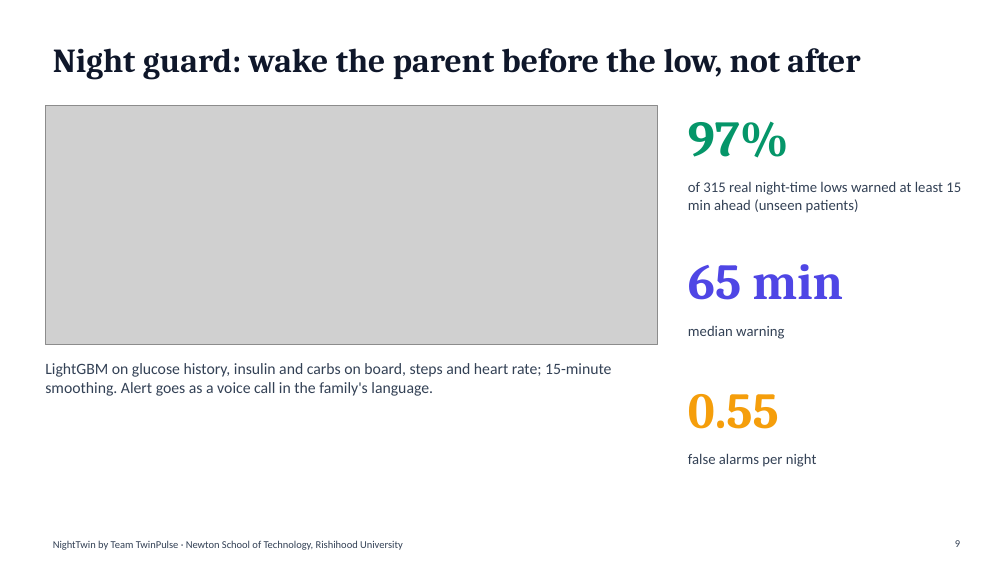
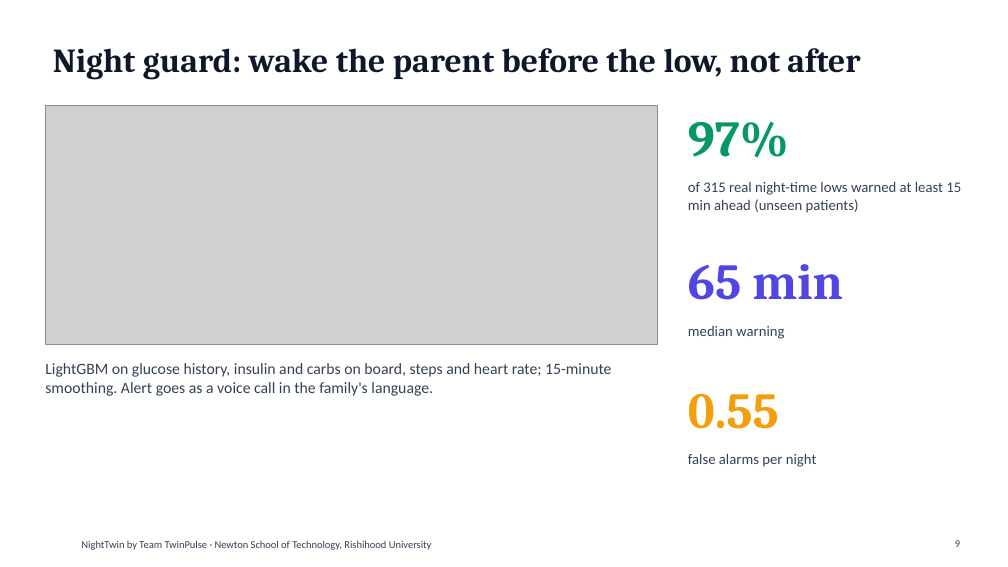
Before and after one commit to MananGilhotra/TwinPulse_NewtonSchoolOfTechnology_RishihoodUniversity, a slide deck: slide 9 of docs/TwinPulse_Presentation.pptx. Drawn at 1008x567 pixels with LibreOffice and Linux fonts; fonts in the diff are those of the drawing; grey boxes stand for pictures; background and template pictures are left out. Boxes give left, top, right and bottom in pixels: in the first picture for what was removed or moved away, otherwise in the second. Text is boxed around its words. In the diff, an @@ line names an element or a change of style, - is before the commit and + after.

Commit message:
NightTwin logo, redesigned navbar and UI polish; emotional jury script with screen cues
- Logo (crescent + pulse) in navbar, favicon, deck and README
- Navbar: wordmark left, pill navigation centre, status pills right; responsive
- v3 design layer: typography, cards, tables, buttons, focus states, icons, footer
- scripts/video_script.py: single source for docs/VIDEO_SCRIPT.md and the narrated video

```diff
--- a/docs/TwinPulse_Presentation.pptx
+++ b/docs/TwinPulse_Presentation.pptx
@@ text "NightTwin by Team TwinPulse · ...": place and size @@
-text "NightTwin by Team TwinPulse · ..." at (53,540,403,550)
+text "NightTwin by Team TwinPulse · ..." at (81,540,432,550)
```
Also in this commit, not shown: 17 other slides changed, 32 other files.
